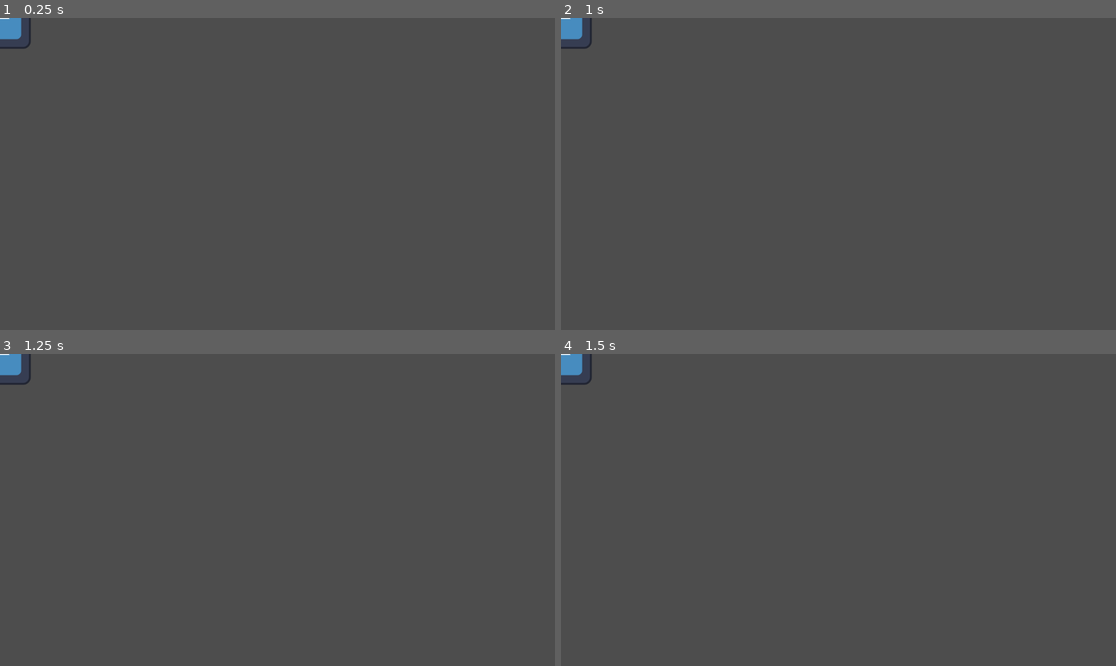
Above: before the commit, frames 1-4 (two rows, left to right).
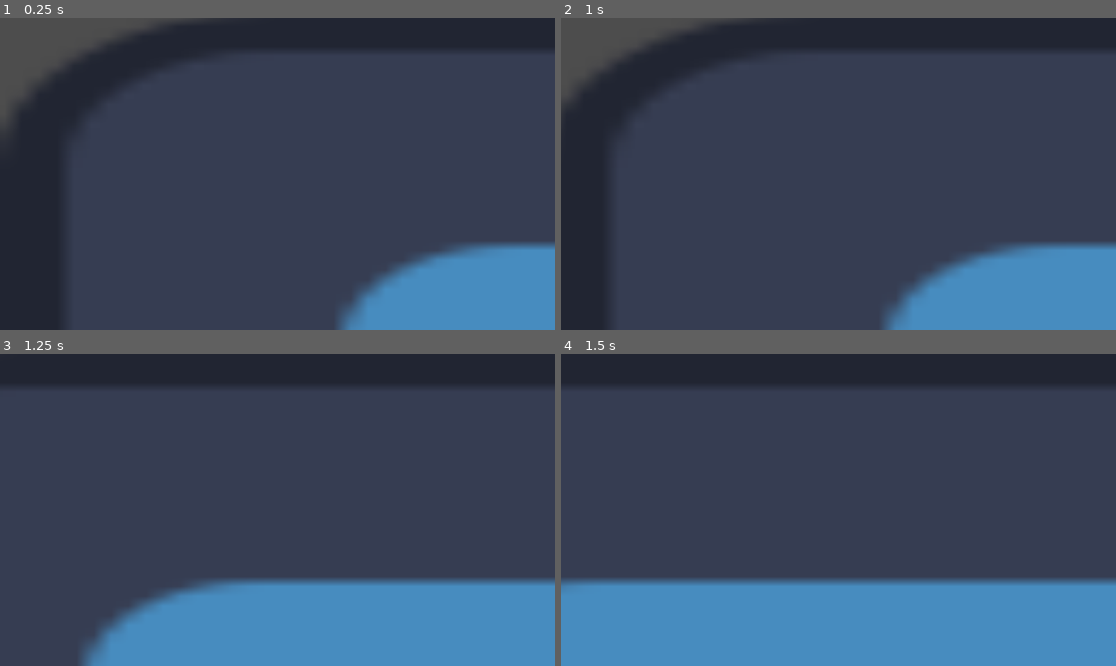
Above: after the commit, the same moments.

Repository: matouseek/game-jam-25
Game: Godot game, scene res://scenes/zeroland.tscn
The game is run twice, just before and just after one commit, with the same random seed, the same clock (stepped at 60 frames per second) and the same inputs. The project has no main scene, so this scene is started directly. The engine's default icon, where the game draws it, is replaced by a stand-in: a white triangle on a blue panel in a dark square.
Inputs:
- Up to frame 1 (0.25 s): no input
- Up to frame 2 (1 s): tap Enter at 0.5 s
- Up to frame 3 (1.25 s): no input
- Up to frame 4 (1.5 s): no input

The runs differ from the first frame. In frame 1, 32% of the frame differs, in the area x 0-100%, y 0-100%; in frame 2, 31%; in frame 3, 34%; in frame 4, 40%.

Commit message:
animation somehow done

Diff:
--- a/project.godot
+++ b/project.godot
@@ -22,6 +22,14 @@
 
 window/size/resizable=false
 
+[input]
+
+Menu={
+"deadzone": 0.5,
+"events": [Object(InputEventKey,"resource_local_to_scene":false,"resource_name":"","device":-1,"window_id":0,"alt_pressed":false,"shift_pressed":false,"ctrl_pressed":false,"meta_pressed":false,"pressed":false,"keycode":0,"physical_keycode":4194305,"key_label":0,"unicode":0,"location":0,"echo":false,"script":null)
+]
+}
+
 [rendering]
 
 renderer/rendering_method="gl_compatibility"
--- /dev/null
+++ b/scenes/main_menu.tscn
@@ -0,0 +1,21 @@
+[gd_scene load_steps=2 format=3 uid="uid://vgv66j2pu6w6"]
+
+[ext_resource type="Script" path="res://scripts/main_menu.gd" id="1_fx4sk"]
+
+[node name="MainMenu" type="Node2D"]
+script = ExtResource("1_fx4sk")
+
+[node name="Play" type="Button" parent="."]
+offset_right = 8.0
+offset_bottom = 8.0
+text = "Play"
+
+[node name="Audio" type="Button" parent="."]
+offset_left = 1.0
+offset_top = 35.0
+offset_right = 9.0
+offset_bottom = 43.0
+text = "Audio"
+
+[connection signal="pressed" from="Play" to="." method="_on_play_pressed"]
+[connection signal="pressed" from="Audio" to="." method="_on_audio_pressed"]
--- a/scenes/zeroland.tscn
+++ b/scenes/zeroland.tscn
@@ -1,34 +1,16 @@
-[gd_scene load_steps=7 format=3 uid="uid://hviaqnalnha7"]
+[gd_scene load_steps=3 format=3 uid="uid://hviaqnalnha7"]
 
 [ext_resource type="Texture2D" uid="uid://p021q2c51l5p" path="res://assets/icon.svg" id="1_nycry"]
 [ext_resource type="Script" path="res://scripts/zeroland.gd" id="1_pevh3"]
-[ext_resource type="Texture2D" uid="uid://jcwjg8nsuc0k" path="res://assets/icon_green.svg" id="2_erfc8"]
-[ext_resource type="Texture2D" uid="uid://urrf1pif5xgn" path="res://assets/icon_red.svg" id="3_1ql2t"]
-[ext_resource type="Texture2D" uid="uid://c6togn4of8yj8" path="res://assets/icon_yellow.svg" id="4_rf6u5"]
-
-[sub_resource type="SpriteFrames" id="SpriteFrames_4moxt"]
-animations = [{
-"frames": [{
-"duration": 1.0,
-"texture": ExtResource("1_nycry")
-}, {
-"duration": 0.5,
-"texture": ExtResource("2_erfc8")
-}, {
-"duration": 1.0,
-"texture": ExtResource("3_1ql2t")
-}, {
-"duration": 1.0,
-"texture": ExtResource("4_rf6u5")
-}],
-"loop": true,
-"name": &"default",
-"speed": 0.2
-}]
 
 [node name="Zeroland" type="Node2D"]
 script = ExtResource("1_pevh3")
 
-[node name="AnimatedSprite2D" type="AnimatedSprite2D" parent="."]
-sprite_frames = SubResource("SpriteFrames_4moxt")
-autoplay = "default"
+[node name="TextureRect" type="TextureRect" parent="."]
+offset_right = 1149.0
+offset_bottom = 646.0
+texture = ExtResource("1_nycry")
+
+[node name="Camera" type="Camera2D" parent="."]
+position = Vector2(146, 84)
+zoom = Vector2(4, 4)
--- a/scripts/zeroland.gd
+++ b/scripts/zeroland.gd
@@ -1,12 +1,14 @@
 extends Node2D
-
+const SLIDE_TIMES : Array = [1,2]
+const TRANSITIONS_POSITIONS : Array = [Vector2(396,84),Vector2(542,84)]
+const TRANSITION_TIME : float = 0.5
 
 # Called when the node enters the scene tree for the first time.
 func _ready():
-	#$AnimatedSprite2D.
-	pass # Replace with function body.
-
-
-# Called every frame. 'delta' is the elapsed time since the previous frame.
-func _process(delta):
-	pass
+	for i in range(len(SLIDE_TIMES)):
+		var t = SLIDE_TIMES[i]
+		var p = TRANSITIONS_POSITIONS[i]
+		var timer = get_tree().create_timer(t)
+		await timer.timeout
+		var tween = get_tree().create_tween()
+		tween.tween_property($Camera,"position", p, TRANSITION_TIME)
